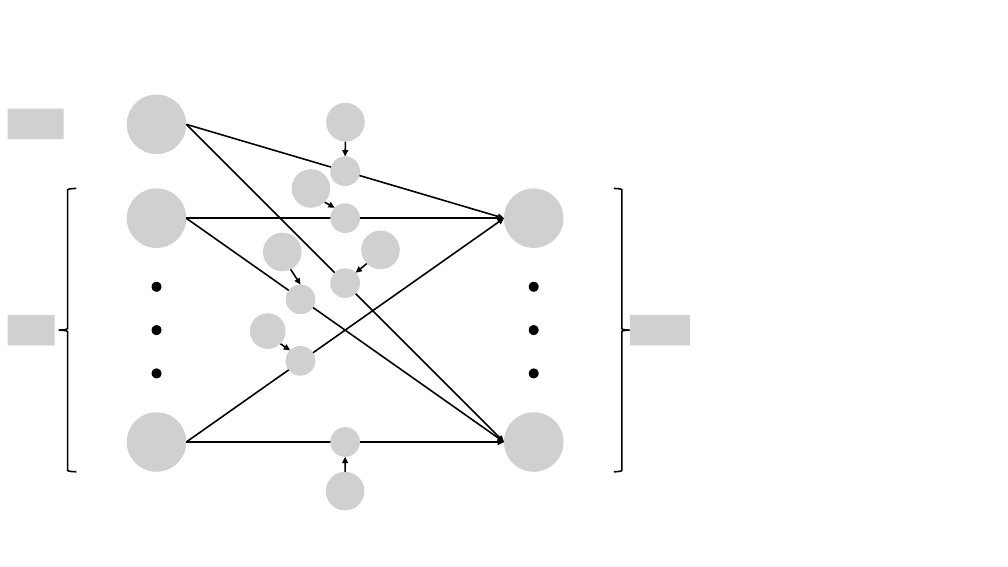
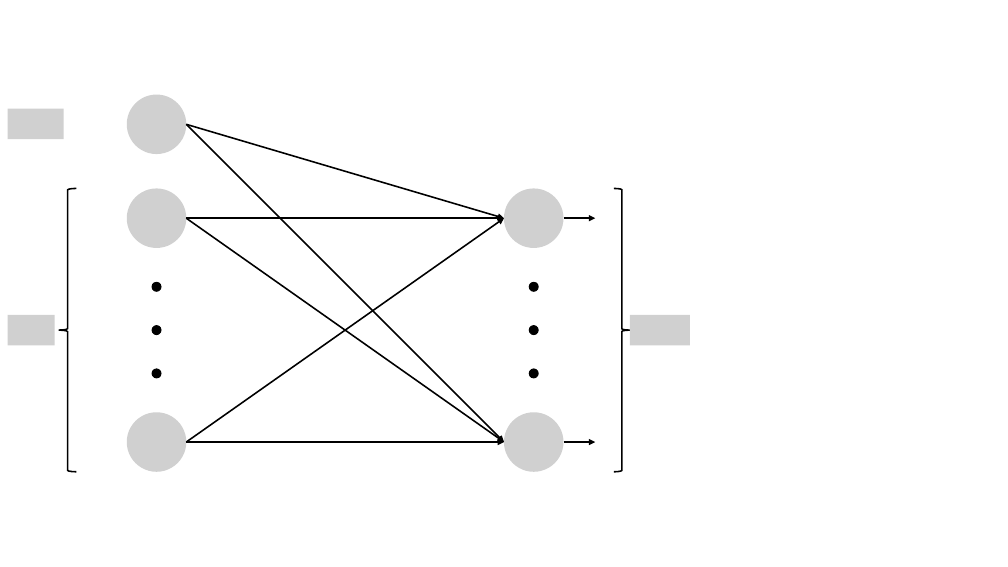
Before and after one commit to ggheysen/UCL-EPL-Master-Thesis-2019-2020, a slide deck: slide 1 of Image/fcl.pptx. Drawn at 1008x567 pixels with LibreOffice and Linux fonts; fonts in the diff are those of the drawing; grey boxes stand for pictures. Boxes give left, top, right and bottom in pixels: in the first picture for what was removed or moved away, otherwise in the second. Text is boxed around its words. In the diff, an @@ line names an element or a change of style, - is before the commit and + after.

```diff
--- a/Image/fcl.pptx
+++ b/Image/fcl.pptx
@@ picture removed at (326, 103, 364, 141) @@
@@ arrow removed from (346, 141) to (346, 157) @@
@@ picture removed at (292, 169, 330, 208) @@
@@ picture removed at (330, 157, 360, 186) @@
@@ arrow removed from (324, 202) to (335, 208) @@
@@ picture removed at (330, 203, 360, 233) @@
@@ picture removed at (263, 233, 302, 271) @@
@@ picture removed at (361, 231, 400, 269) @@
@@ arrow added from (563, 219) to (595, 219), #000000 1.5 pt @@
@@ arrow removed from (284, 259) to (301, 284) @@
@@ picture removed at (330, 268, 360, 298) @@
@@ arrow removed from (367, 264) to (355, 273) @@
@@ picture removed at (286, 284, 315, 314) @@
@@ picture removed at (250, 313, 286, 349) @@
@@ arrow removed from (281, 344) to (290, 350) @@
@@ picture removed at (286, 346, 315, 376) @@
@@ picture removed at (330, 427, 360, 457) @@
@@ arrow added from (563, 442) to (595, 442), #000000 1.5 pt @@
@@ picture removed at (326, 472, 364, 510) @@
@@ arrow removed from (345, 472) to (346, 457) @@
```
Also in this commit, not shown: 19 other files.
